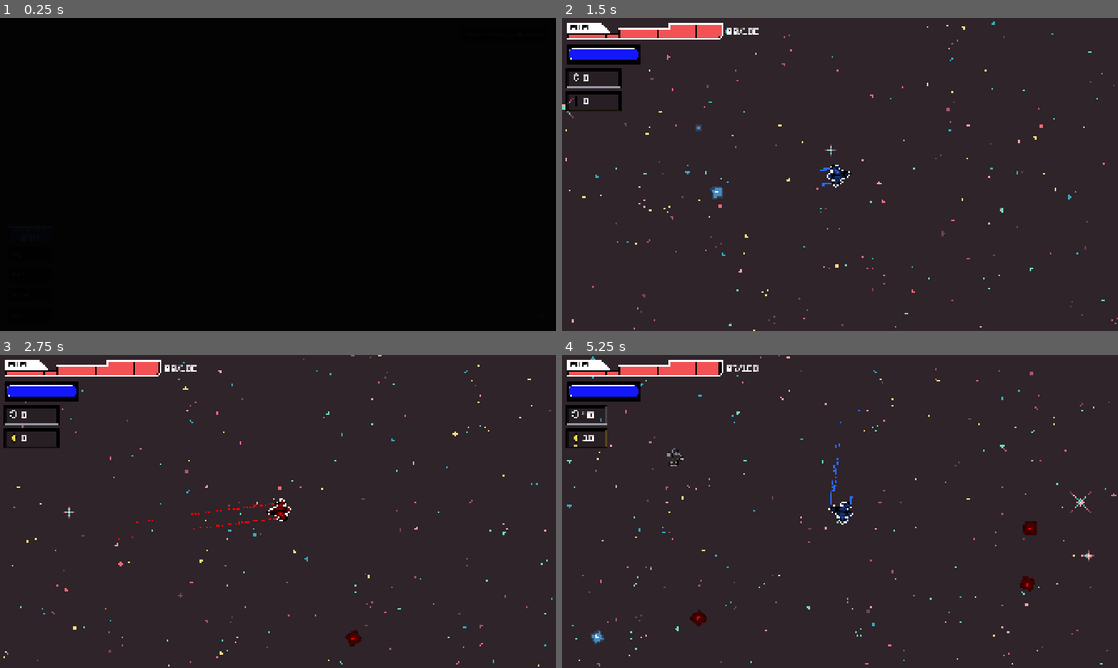
Above: before the commit, frames 1-4 (two rows, left to right).
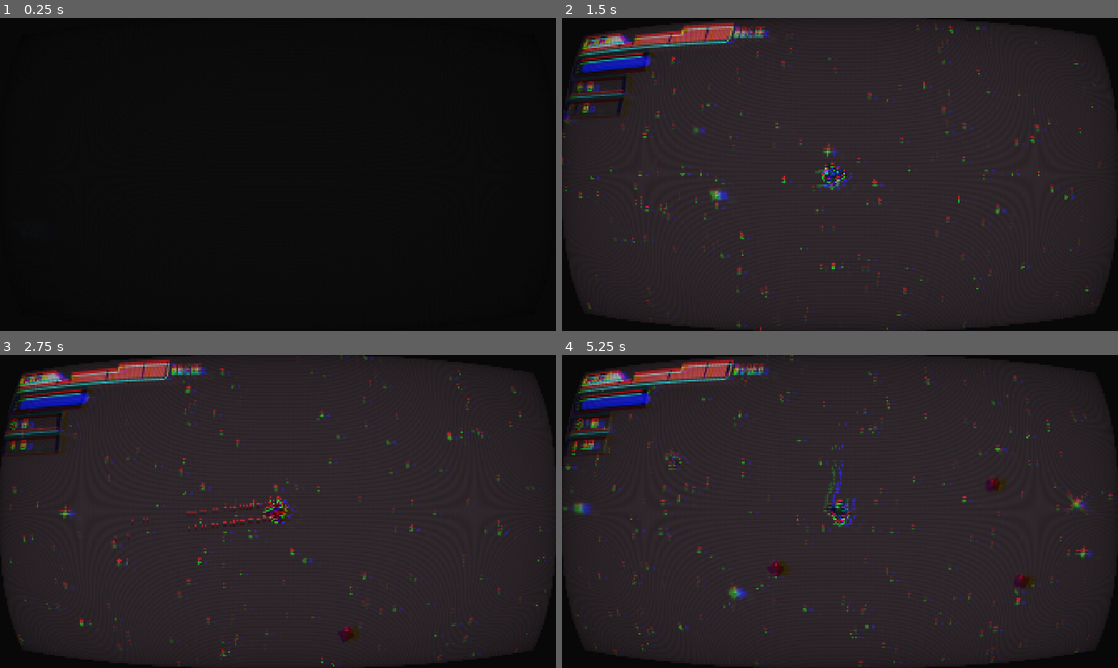
Above: after the commit, the same moments.

Repository: Yolo-Arts/Game-Off-2026
Game: Godot game, scene res://Game/main_game.tscn
Two runs of this game, one before a commit and one after it. Both use one fixed random seed, a clock stepped at 60 frames per second and the inputs below. The engine's default icon, where the game draws it, is replaced by a stand-in: a white triangle on a blue panel in a dark square. Sound files missing from this copy of the repository are replaced by a short silence.
Inputs (mouse positions are in pixels of both pictures, inside the frame that each line leads up to):
- Up to frame 1 (0.25 s): no input
- Up to frame 2 (1.5 s): click "Play" at 0.5 s; tap Enter at 1.25 s; move the mouse to (962, 158) at 1.27 s; hold W (move_up) from 1.28 s (still down); hold Space (Ram) from 1.28 s (still down); click (962, 158) at 1.42 s
- Up to frame 3 (2.75 s): move the mouse to (166, 527) at 2.02 s; release W (move_up) at 2.03 s; release Space (Ram) at 2.03 s; hold S (move_down) from 2.03 s (still down); tap Shift (shift) at 2.1 s; click (166, 527) at 2.17 s
- Up to frame 4 (5.25 s): move the mouse to (895, 442) at 2.77 s; release S (move_down) at 2.78 s; hold W (move_up) 2.78-4.28 s; tap T at 2.85, 5.1 s; click (895, 442) at 2.92 s; move the mouse to (812, 574) at 3.52 s; tap Space (Ram) at 3.6 s; click (812, 574) at 3.67 s; move the mouse to (1006, 558) at 4.27 s; hold Shift (shift) 4.28-5.03 s; hold S (move_down) from 4.28 s (still down); click (1006, 558) at 4.42 s; move the mouse to (673, 464) at 5.02 s; click (673, 464) at 5.17 s

The runs differ from the first frame. In frame 2, 11% of the frame differs, in the area x 0-100%, y 0-100%; in frame 3, 12%; in frame 4, 12%.

Commit message:
Knockback resistance

Diff:
--- a/Game/EnemyComponents/enemy_movement_component.gd
+++ b/Game/EnemyComponents/enemy_movement_component.gd
@@ -16,9 +16,8 @@
 		return
 	var player : Node2D = get_tree().get_first_node_in_group("player")
 	if player:
-		dir = enemy.global_position.direction_to(player.global_position)
-
-	enemy.rotation = dir.angle()
+		enemy.look_at(player.global_position)
+		enemy.rotate(PI/2)
 
 	var target_movement_velocity = current_speed * -enemy.transform.y
 	var move_lerp_factor: float = 1.0 - exp(-decay_coefficient * delta)
--- a/Game/main_game.tscn
+++ b/Game/main_game.tscn
@@ -9,18 +9,18 @@
 
 [sub_resource type="ShaderMaterial" id="ShaderMaterial_sckgu"]
 shader = ExtResource("1_76wv5")
-shader_parameter/wobble_speed = 0.1
-shader_parameter/wobble_frequency = 0.30000001425
-shader_parameter/wobble_strength = 0.5
-shader_parameter/fisheye = 0.250000011875
-shader_parameter/brighten = 0.650000030875
-shader_parameter/scanline_count = 240.0000114
+shader_parameter/wobble_speed = 1.0
+shader_parameter/wobble_frequency = 1.0
+shader_parameter/wobble_strength = 1.0
+shader_parameter/fisheye = 0.5
+shader_parameter/brighten = 0.5
+shader_parameter/scanline_count = 1800.0
 shader_parameter/scanline_movespeed = 0.50000002375
 shader_parameter/horizontal_scanline_strength = 0.4
 shader_parameter/vertical_scanline_strength = 0.02000000095
-shader_parameter/chromatic = 2.0
+shader_parameter/chromatic = 2.000000095
 shader_parameter/ghosting = 0.05
-shader_parameter/vignette = 0.050000002375
+shader_parameter/vignette = 0.10000000475
 shader_parameter/edge_color = Color(0.03137255, 0.03137255, 0.03137255, 1)
 shader_parameter/bloomRadius = 1.0
 shader_parameter/bloomThreshold = 1.0
@@ -28,11 +28,11 @@
 
 [sub_resource type="ShaderMaterial" id="ShaderMaterial_kwgso"]
 shader = ExtResource("2_dj6w8")
-shader_parameter/shake_power = 0.03
-shader_parameter/shake_rate = 1.0
-shader_parameter/shake_speed = 5.0
-shader_parameter/shake_block_size = 240.0
-shader_parameter/shake_color_rate = 0.01
+shader_parameter/shake_power = 0.01
+shader_parameter/shake_rate = 0.50000002375
+shader_parameter/shake_speed = 2.0
+shader_parameter/shake_block_size = 4.0
+shader_parameter/shake_color_rate = 0.010000000475
 
 [node name="MainGame" type="Node" unique_id=35583829]
 
@@ -40,7 +40,6 @@
 layer = 99
 
 [node name="CRT" type="ColorRect" parent="ScreenCanvas" unique_id=1370886087]
-visible = false
 material = SubResource("ShaderMaterial_sckgu")
 anchors_preset = 15
 anchor_right = 1.0
@@ -50,6 +49,8 @@
 mouse_filter = 2
 
 [node name="BackBufferCopy" type="BackBufferCopy" parent="ScreenCanvas" unique_id=543747691]
+visible = false
+copy_mode = 2
 
 [node name="Glitch" type="ColorRect" parent="ScreenCanvas" unique_id=702985524]
 visible = false
@@ -59,6 +60,7 @@
 anchor_bottom = 1.0
 grow_horizontal = 2
 grow_vertical = 2
+mouse_filter = 2
 
 [node name="UILayer" type="CanvasLayer" parent="." unique_id=1208827721]
 
--- a/Resources/EnemySources/enemy_stats.gd
+++ b/Resources/EnemySources/enemy_stats.gd
@@ -8,3 +8,7 @@
 @export var speed: float = 100.0
 @export var opposite_speed: float = 200.0
 @export var drop: int = 0
+## Multiplied with incoming knocback, bigger number means less resistance
+@export var knockback_resistance: float = 1.0:
+	set(value):
+		knockback_resistance = abs(value)
--- a/Resources/Items/test_item.tres
+++ b/Resources/Items/test_item.tres
@@ -3,6 +3,7 @@
 [ext_resource type="Script" uid="uid://b6rvk2vhypt3a" path="res://Resources/Items/stat_modifier.gd" id="1_dpxiy"]
 [ext_resource type="Script" uid="uid://cwygifwmbqpua" path="res://Resources/prices/price_data.gd" id="2_354lq"]
 [ext_resource type="Script" uid="uid://b8oub28nd0o4x" path="res://Resources/Items/item_data.gd" id="2_q3lpy"]
+[ext_resource type="Script" uid="uid://bigogxmuptah4" path="res://Resources/TextInjections/TextInjection.gd" id="4_354lq"]
 
 [sub_resource type="Resource" id="Resource_354lq"]
 script = ExtResource("1_dpxiy")
@@ -24,8 +25,9 @@
 
 [resource]
 script = ExtResource("2_q3lpy")
-id = "tes"
-display_name = "item"
+id = "eng1"
+display_name = "Better Engine"
+description = "More Engine"
 modifiers = Array[ExtResource("1_dpxiy")]([SubResource("Resource_354lq"), SubResource("Resource_d3qot")])
 price_data_array = Array[ExtResource("2_354lq")]([SubResource("Resource_muvpr")])
 metadata/_custom_type_script = "uid://b8oub28nd0o4x"
